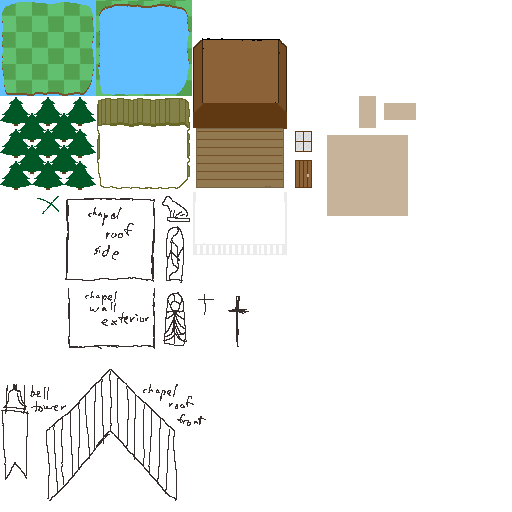
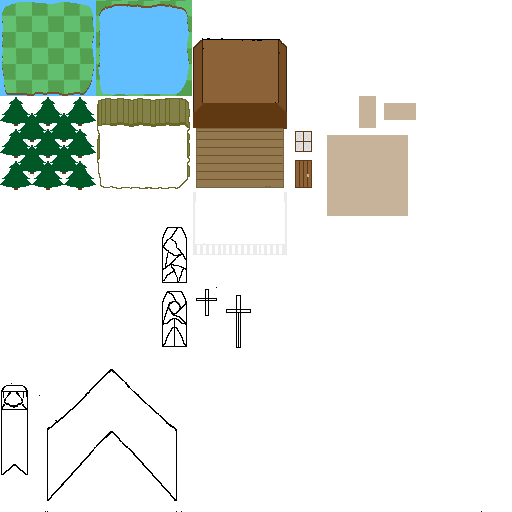
Before/after of a 512×512 layered artwork. What changed in the layer stack:
added layer "Church Assets" above "church outline" over [1, 227, 482, 512]
hid "church outline", painted on it over [1, 196, 249, 501]
